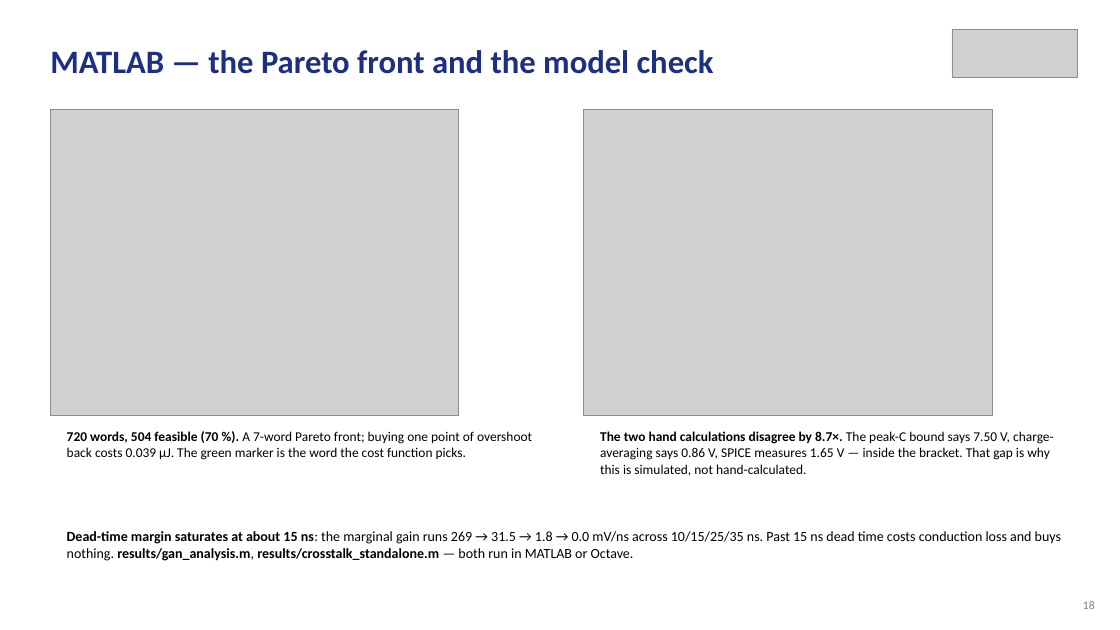
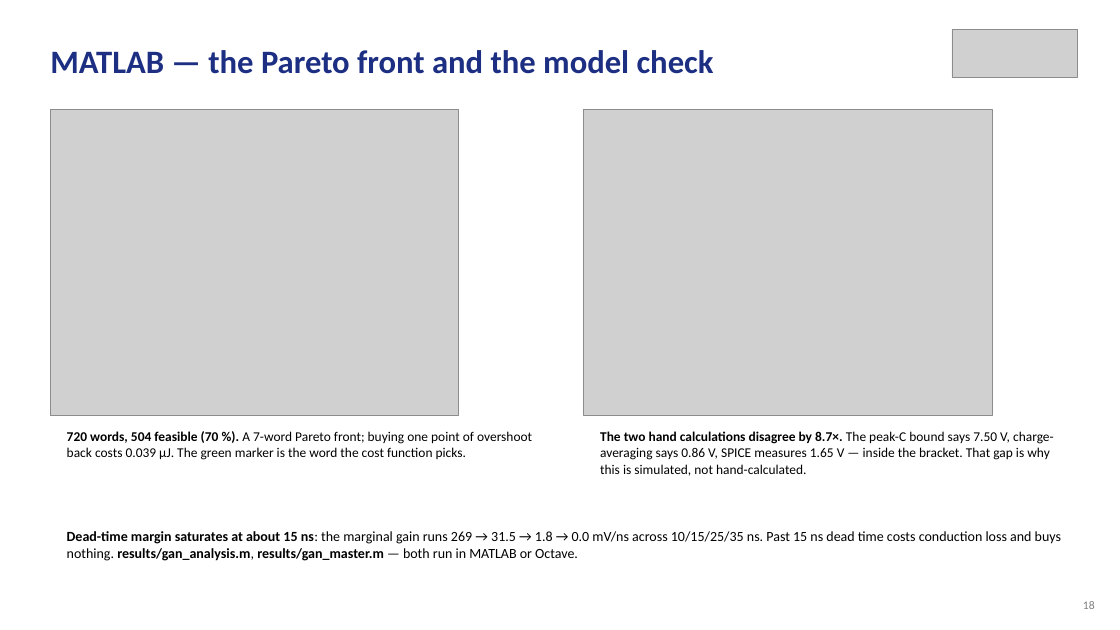
Before and after one commit to Amritha902/gan-driver, a slide deck: slide 18 of review/Review1_GaN_Segmented_Gate_Driver.pptx. Drawn at 1120x630 pixels with LibreOffice and Linux fonts; fonts in the diff are those of the drawing; grey boxes stand for pictures. Boxes give left, top, right and bottom in pixels: in the first picture for what was removed or moved away, otherwise in the second. Text is boxed around its words. In the diff, an @@ line names an element or a change of style, - is before the commit and + after.

```diff
--- a/review/Review1_GaN_Segmented_Gate_Driver.pptx
+++ b/review/Review1_GaN_Segmented_Gate_Driver.pptx
@@ text at bbox=[67, 531, 1061, 561]: text changed @@
-Dead-time margin saturates at about 15 ns: the marginal gain runs 269 → 31.5 → 1.8 → 0.0 mV/ns across 10/15/25/35 ns. Past 15 ns dead time costs conduction loss and buys nothing. results/gan_analysis.m, results/crosstalk_standalone.m — both run in MATLAB or Octave.
+Dead-time margin saturates at about 15 ns: the marginal gain runs 269 → 31.5 → 1.8 → 0.0 mV/ns across 10/15/25/35 ns. Past 15 ns dead time costs conduction loss and buys nothing. results/gan_analysis.m, results/gan_master.m — both run in MATLAB or Octave.
```
Also in this commit, not shown: 2 other slides changed, 30 other files.
